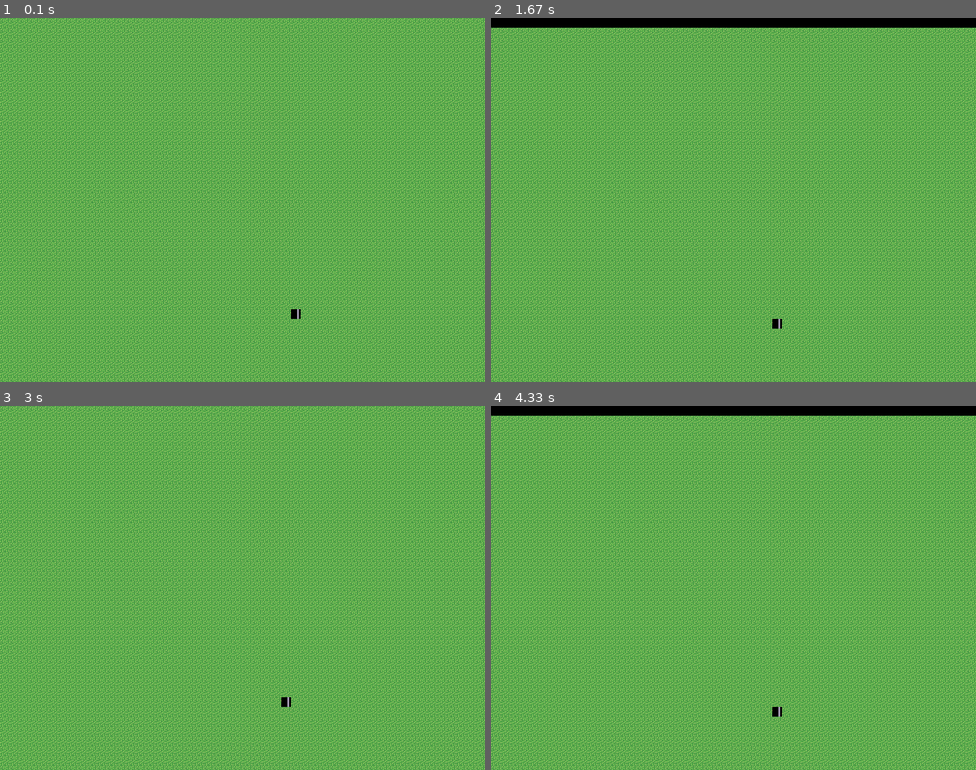
Above: before the commit, frames 1-4 (two rows, left to right).
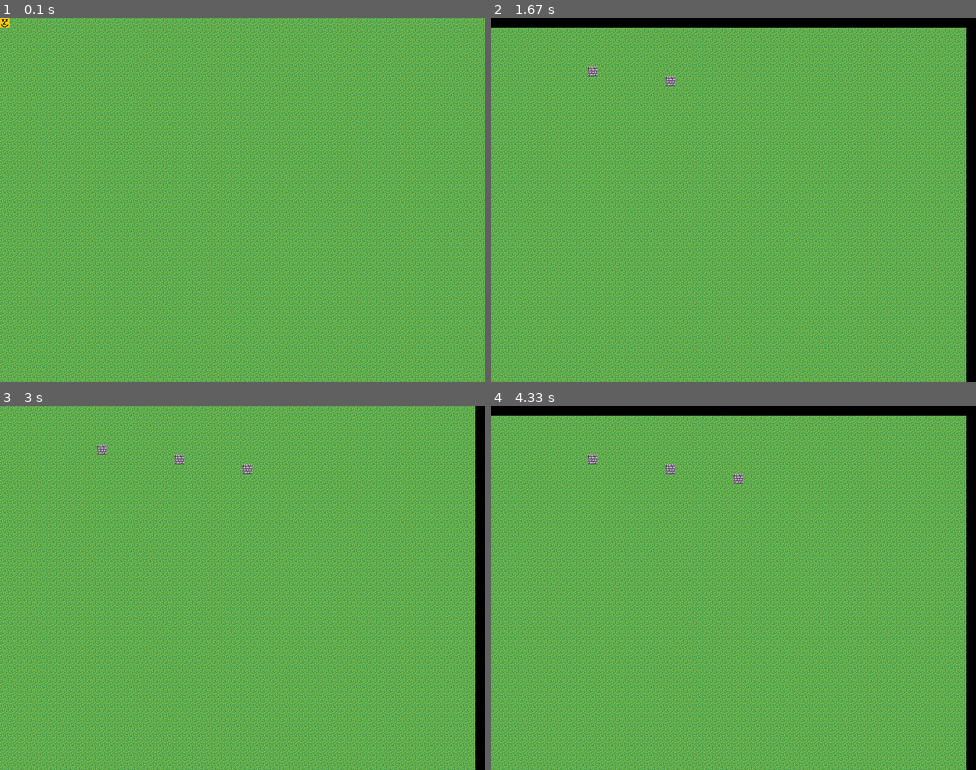
Above: after the commit, the same moments.

Repository: thecherry94/pygame_tilemap
Game: pygame game, started from tilemap.py
Same seed, same stepped clock (60 frames per second), same inputs: the game is played once before the commit and once after it.
Inputs (mouse positions are in pixels of both pictures, inside the frame that each line leads up to):
- Up to frame 1 (0.1 s): no input
- Up to frame 2 (1.67 s): tap Space at 0.33 s; hold Right 0.67-1.13 s; move the mouse to (733, 221) at 0.7 s; hold Up 1.17-1.47 s; hold W 1.17-1.47 s; press the mouse at (607, 65) at 1.53 s; move the mouse to (675, 72) at 1.63 s
- Up to frame 3 (3 s): release the mouse at (252, 464) at 1.77 s; hold Right 1.83-2.3 s; hold D 1.83-2.3 s; move the mouse to (126, 515) at 1.87 s; hold Left 2.33-2.87 s; hold A 2.33-2.87 s; hold Down from 2.9 s (still down); hold S from 2.9 s (still down)
- Up to frame 4 (4.33 s): release Down at 3.2 s; release S at 3.2 s; hold Left 3.23-3.63 s; hold A 3.23-3.63 s; hold Up 3.67-4.03 s; hold W 3.67-4.03 s; hold Right from 4.07 s (still down); hold D from 4.07 s (still down)

The runs differ from the first frame. In frame 1, 0.1% of the frame differs, in the area x 0-62%, y 0-83%; in frame 2, 2.1%; in frame 3, 2.2%, in the area x 20-100%, y 0-100%; in frame 4, 2.2%.

Commit message:
Pathfinding & Player controls
Implemented a pathfinding algorithm (A*) and player controls.

Diff:
--- /dev/null
+++ b/astar.py
@@ -0,0 +1,154 @@
+import os
+import sys
+import math
+import pygame as pg
+from pygame.locals import *
+
+
+
+def find_path(tmap, start_pos, goal_pos, heuristic):
+
+	x_bounds, y_bounds = tmap.num_tiles_x, tmap.num_tiles_y
+
+
+	closed_set = []
+	open_set = []
+	closed_set += get_obstacles(tmap)
+
+	came_from = {}
+
+	g_scores = {}
+	f_scores = {}
+	for y in range(y_bounds):
+		for x in range(x_bounds):
+			g_scores[(x, y)] = 1000
+			f_scores[(x, y)] = 1000
+
+
+	g_scores[start_pos] = 0
+	f_scores[start_pos] = heuristic(start_pos, goal_pos)
+
+	open_set.append(start_pos)
+
+	while len(open_set) > 0:
+		current = lowest_score_node(open_set, f_scores)
+		if current == goal_pos:
+			return reconstruct_path(came_from, current)
+
+
+		open_set.remove(current)
+		closed_set.append(current)
+
+		neighbors = get_neighbors(current, (x_bounds, y_bounds))
+		for neighbor in neighbors:
+			if neighbor in closed_set:
+				continue
+
+			tent_g_score = g_scores[current] + get_passability(tmap, neighbor)
+
+			if neighbor not in open_set:
+				open_set.append(neighbor)
+			elif tent_g_score >= g_scores[neighbor]:
+				continue
+
+			came_from[neighbor] = current
+			g_scores[neighbor] = tent_g_score
+			f_scores[neighbor] = heuristic(neighbor, goal_pos)
+
+	return []
+
+def reconstruct_path(came_from, current):
+	path = []
+	path.append(current)
+
+	while current in came_from.keys():
+		current = came_from[current]
+		path.append(current)
+
+	return path
+
+
+
+def direct_distance(p1, p2):
+	x1, y1 = p1
+	x2, y2 = p2
+	return math.sqrt((x2 - x1)**2 + (y2 - y1)**2)
+
+def lowest_score_node(l, scores):
+	lowest_v = 100000
+	lowest_k = 100000
+	for k in l:
+		score = scores[k]
+		if lowest_v > score:
+			lowest_v = score
+			lowest_k = k
+
+	return lowest_k
+
+	'''
+	lowest_v = list(scr.values())[0]
+	lowest_k = list(scr.keys())[0]
+	for key, val in scr.items():
+		if lowest_v > val:
+			lowest_v = val
+			lowest_k = key
+	return lowest_k
+	'''
+
+def remove_by_pos(d, pos):
+	for k, v in d.items():
+		if d[k] == v:
+			del d[k]
+			return
+
+def get_neighbors(pos, bounds):
+	n = []
+	x, y = pos
+	x_max, y_max = bounds[0] - 1, bounds[1] - 1
+
+	if x > 0:
+		n.append((x - 1, y))
+
+	if x < x_max:
+		n.append((x + 1, y))
+
+	if y > 0:
+		n.append((x, y - 1))
+
+	if y < y_max:
+		n.append((x, y + 1))
+
+
+	if x > 0 and y > 0:
+		n.append((x - 1, y - 1))
+
+	if x > 0 and y < y_max:
+		n.append((x - 1, y + 1))
+
+	if x < x_max and y > 0:
+		n.append((x + 1, y - 1))
+
+	if x < x_max and y < y_max:
+		n.append((x + 1, y + 1))
+
+
+	return n
+
+def get_obstacles(tmap):
+	x_max, y_max = tmap.num_tiles_x, tmap.num_tiles_y
+	obstacles = []
+
+	for y in range(y_max):
+		for x in range(x_max):
+			for tile in tmap.map[y][x]:
+				if tile.is_obstacle:
+					obstacles.append((x, y))
+					break
+
+	return obstacles
+
+
+def get_passability(tmap, pos):
+	x, y = pos
+
+	return tmap.map[y][x][0].passability
--- /dev/null
+++ b/camera.py
@@ -0,0 +1,36 @@
+import os
+import sys
+import pygame as pg
+from pygame.locals import *
+
+class Camera:
+
+	def __init__(self, pos):
+		self.pos = pos
+
+	def update(self, event_queue):
+
+		for ev in event_queue:
+			if ev.type == pg.KEYDOWN:
+				if ev.key == pg.K_UP:
+					x_off, y_off = self.pos
+					y_off -= 1
+					self.pos = (x_off, y_off)
+				elif ev.key == pg.K_DOWN:
+					x_off, y_off = self.pos
+					y_off += 1
+					self.pos = (x_off, y_off)
+				elif ev.key == pg.K_LEFT:
+					x_off, y_off = self.pos
+					x_off -= 1
+					self.pos = (x_off, y_off)
+				elif ev.key == pg.K_RIGHT:
+					x_off, y_off = self.pos
+					x_off += 1
+					self.pos = (x_off, y_off)
+
+	def set_pos(self, pos):
+		self.pos = pos
+
+	def get_pos(self):
+		return self.pos
--- a/player.py
+++ b/player.py
@@ -6,32 +6,40 @@
 
 class Player:
 
-	def __init__(self, tilemap, can_move):
+	def __init__(self, pos, tilemap, can_move, cam):
+		self.pos = pos
 		self.tmap = tilemap
 		self.pos = pos
 		self.can_move = can_move
 
 		self.img = pg.image.load("player.png")
+		self.camera = cam
 
 
-	def update(self, dt):
-		ev = pg.event.get()
-		x, y = self.pos
-		if ev.type == pg.KEYDOWN:
-			if ev.key == pg.K_UP:
-				#y -= 1
-				tmap.move_view_up()
-			elif ev.key == pg.K_DOWN:
-				#y += 1
-				tmap.move_view_down()
-			elif ev.key == pg.K_LEFT:
-				#x -= 1
-				tmap.move_view_left()
-			elif ev.key == pg.K_RIGHT:
-				#x += 1
-				tmap.move_view_right()
-			self.pos = (x, y)
+	def update(self, event_queue, dt):
+		old_x, old_y = x, y = self.pos
+		step = self.tmap.tilesize
+		for ev in event_queue:
+			if ev.type == pg.KEYDOWN:
+				if ev.key == pg.K_w:
+					y -= step
+				elif ev.key == pg.K_s:
+					y += step
+				elif ev.key == pg.K_a:
+					x -= step
+				elif ev.key == pg.K_d:
+					x += step
+				self.pos = (x, y)
+
+				for tile in self.tmap.get_tiles_in_block((int(x / step), int(y / step))):
+					if tile.is_obstacle:
+						self.pos = (old_x, old_y)
+						break
+
+
 
 
 	def render(self, surf):
-		surf.blit(self.img, self.pos)
+		x, y = self.pos
+		x_off, y_off = self.camera.get_pos()
+		surf.blit(self.img, (x - x_off * self.tmap.tilesize, y - y_off * self.tmap.tilesize))
--- a/tilemap.py
+++ b/tilemap.py
@@ -1,6 +1,10 @@
 import os
 import sys
 import pygame as pg
+from camera import Camera
+from player import Player
+import astar
+
 from pygame.locals import *
 
 class Event:
@@ -20,6 +24,7 @@
 
 
 TT_EMPTY = 0
+
 
 class Tile:
 
@@ -33,6 +38,8 @@
 		self.hp = 100
 		self.is_obstacle = is_obstacle
 
+		self.passability = 3
+
 		# Events
 		# sig_destryoed params: self
 		self.sig_destroyed = Event()
@@ -52,13 +59,13 @@
 
 class Tilemap:
 
-	def __init__(self, num_tiles_x, num_tiles_y, tilesize, img):
+	def __init__(self, num_tiles_x, num_tiles_y, tilesize, img, cam):
 		self.num_tiles_x = num_tiles_x
 		self.num_tiles_y = num_tiles_y
 		self.tilesize = tilesize
 		self.img = img
 
-		self.render_offset = (0, 0)
+		self.camera = cam
 
 		'''
 		' Creates a 3D list of tiles
@@ -68,8 +75,10 @@
 		' On initialization the list is empty
 		'''
 		self.map = [[[Tile.empty((x, y), 24)] for x in range(num_tiles_x)] for y in range(num_tiles_y)]
-		self.map[30][30] = [Tile.empty((30, 30), 23)]
-
+
+
+		#debug
+		self.calls = 0
 
 	def add_tile(self, pos, tile):
 		"""
@@ -109,7 +118,7 @@
 		Renders all tiles in a block giving by (x, y) onto the designated surface
 		'''
 		x, y = pos
-		x_off, y_off = self.render_offset
+		x_off, y_off = self.camera.get_pos()
 
 		if x < 0 or x >= self.num_tiles_x or y < 0 or y >= self.num_tiles_y:
 			return
@@ -127,18 +136,33 @@
 		'''
 
 		# Only render stuff that is visible on the screen
-		x_off, y_off = tuple([self.tilesize * n for n in self.render_offset])
+		x_off, y_off = tuple([self.tilesize * n for n in self.camera.get_pos()])
 		x_start = int(x_off / self.tilesize)
 		y_start = int(y_off / self.tilesize)
 		w, h = pg.display.get_surface().get_size()
 		x_end = x_start + int(w / self.tilesize)
 		y_end = y_start + int(h / self.tilesize)
 
+		if x_start < 0:
+			x_start = 0
+
+		if y_start < 0:
+			y_start = 0
+
+		if x_end >= self.num_tiles_x:
+			x_end = self.num_tiles_x - 1
+
+		if y_end >= self.num_tiles_y:
+			y_end = self.num_tiles_y - 1
+
+		self.calls = (y_end+1 - y_start) * (x_end+1 - x_start)
+
 		for y in range(y_start, y_end+1, 1):
 			for x in range(x_start, x_end+1, 1):
 				self.render_block((x, y), surf)
 
 
+
 	def tile_id_to_img_coords(self, img_id):
 		'''
 		Returns the (x, y) coordinates on the tilemap image for a given img_id
@@ -148,63 +172,86 @@
 
 		return (int(img_id % tiles_x), int(img_id / tiles_x))
 
-
-	def move_view_up(self):
-		x_off, y_off = self.render_offset
-		y_off -= 1
-		self.render_offset = (x_off, y_off)
-
-	def move_view_down(self):
-		x_off, y_off = self.render_offset
-		y_off += 1
-		self.render_offset = (x_off, y_off)
-
-	def move_view_left(self):
-		x_off, y_off = self.render_offset
-		x_off -= 1
-		self.render_offset = (x_off, y_off)
-
-	def move_view_right(self):
-		x_off, y_off = self.render_offset
-		x_off += 1
-		self.render_offset = (x_off, y_off)
+	def get_tiles_in_block(self, pos):
+		x, y = pos
+		return self.map[y][x]
+
 
 pg.init()
 TILESIZE = 16
-NUM_TILES_X = 100
-NUM_TILES_Y = 100
+NUM_TILES_X = 50
+NUM_TILES_Y = 50
 tilemap_img = pg.image.load("tiles.png")
 disp = pg.display.set_mode((800, 600))
 
-
-tmap = Tilemap(NUM_TILES_X, NUM_TILES_Y, TILESIZE, tilemap_img)
+cam = Camera((0, 0))
+
+tmap = Tilemap(NUM_TILES_X, NUM_TILES_Y, TILESIZE, tilemap_img, cam)
 clk = pg.time.Clock()
 
-clk.tick()
+pg.time.set_timer(USEREVENT+1, 100)
+
+p = Player((0, 0), tmap, True, cam)
+
 stop = False
+
+
+
 while True:
 
-	for ev in pg.event.get():
+	event_queue = pg.event.get()
+	cam.update(event_queue)
+
+	for ev in event_queue:
 		if ev.type == QUIT:
 			pg.quit()
 			sys.exit()
 		if ev.type == pg.KEYDOWN:
-			if ev.key == pg.K_UP:
-				tmap.move_view_up()
-			elif ev.key == pg.K_DOWN:
-				tmap.move_view_down()
-			elif ev.key == pg.K_LEFT:
-				tmap.move_view_left()
-			elif ev.key == pg.K_RIGHT:
-				tmap.move_view_right()
+			if ev.key == pg.K_SPACE:
+				clk.tick()
+				x, y = pg.mouse.get_pos()
+				path = astar.find_path(tmap, (0, 0), (int(x / TILESIZE), int(y / TILESIZE)), astar.direct_distance)
+				clk.tick()
+				print ("Time to find path:", clk.get_time())
+				for b in path:
+					x, y = b
+					tmap.map[y][x][0] = Tile.empty(b, 20)
+
+			'''
+		if ev.type == USEREVENT+1:
+			os.system("cls")
+			print("Elapsed time per frame:\t", clk.get_time())
+			print("Draw calls: \t", tmap.calls)
+			tmap.calls = 0
+			'''
+
+	pressed = pg.mouse.get_pressed()
+	if pressed[0]:
+		x, y = pg.mouse.get_pos()
+		x = int(x / TILESIZE)
+		y = int(y / TILESIZE)
+
+		tmap.map[y][x][0] = Tile.empty((x, y), 7)
+		tmap.map[y][x][0].is_obstacle = True
+	elif pressed[2]:
+		x, y = pg.mouse.get_pos()
+		x = int(x / TILESIZE)
+		y = int(y / TILESIZE)
+
+		tmap.map[y][x][0] = Tile.empty((x, y), 24)
+		tmap.map[y][x][0].is_obstacle = True
+
+
+	dt = clk.get_time()
 
 
 	disp.fill((0, 0, 0))
 
+
 	tmap.render_map(disp)
+	p.update(event_queue, dt)
+	p.render(disp)
 
 	pg.display.update()
 
 	clk.tick()
-
-	#print(clk.get_time())
